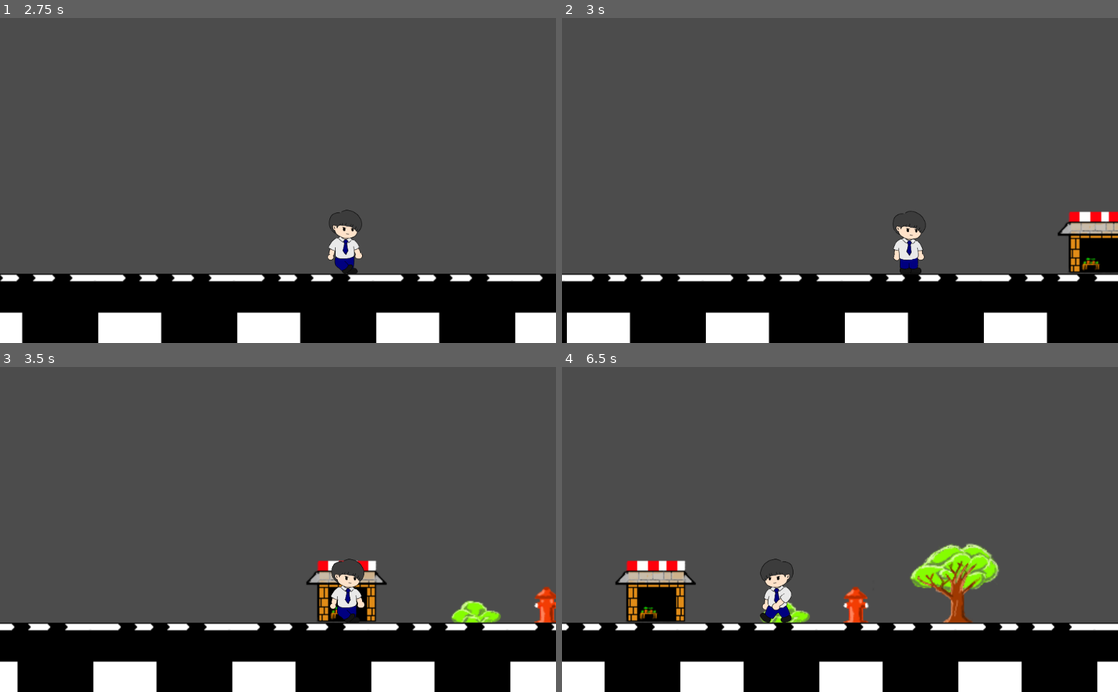
Above: before the commit, frames 1-4 (two rows, left to right).
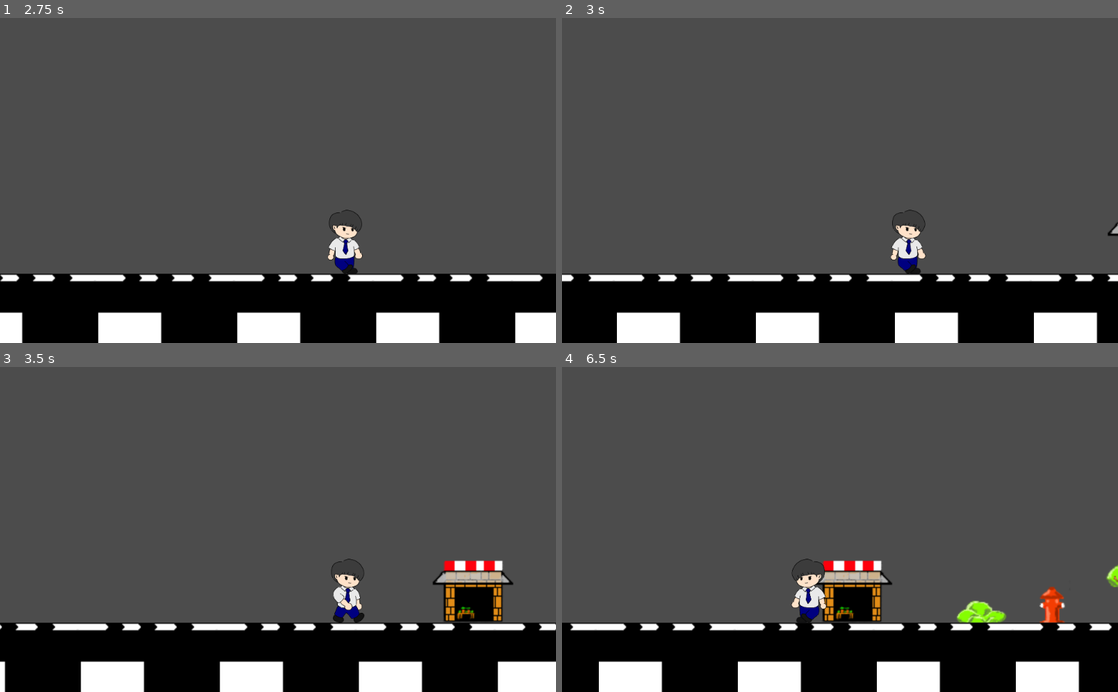
Above: after the commit, the same moments.

Repository: FakhruddinAmriR/gemastik
Game: Godot game, scene res://UI/Main.tscn
Same seed, same stepped clock (60 frames per second), same inputs: the game is played once before the commit and once after it.
Inputs:
- Up to frame 1 (2.75 s): click "Play" at 0.5 s; click "Level 1" at 1.25 s; tap Enter (ui_accept) at 2 s; hold Right (ui_right) from 2.03 s (still down); hold Enter (ui_accept) from 2.03 s (still down)
- Up to frame 2 (3 s): keep holding Right (ui_right); release Enter (ui_accept) at 2.78 s; tap Enter (ui_accept) at 2.85 s
- Up to frame 3 (3.5 s): keep holding Right (ui_right); tap Enter (ui_accept) at 3.02, 3.32 s
- Up to frame 4 (6.5 s): release Right (ui_right) at 3.53 s; hold Left (ui_left) 3.53-4.28 s; hold Enter (ui_accept) 3.53-4.28 s; hold Right (ui_right) 4.28-5.78 s; tap Enter (ui_accept) at 4.35, 4.52, 4.82, 5.85, 6.02, 6.32 s; hold Enter (ui_accept) 5.03-5.78 s; hold Left (ui_left) from 5.78 s (still down)

Frame 1 is identical in both runs. In frame 2, 11% of the frame differs, in the area x 0-100%, y 58-100%; in frame 3, 7.1%; in frame 4, 18%, in the area x 0-100%, y 54-100%.
Error before the commit: Invalid get index 'paused' (on base: 'CanvasLayer'). (res://UI/PausedMenu.gd:5)

Commit message:
ubah dikit

Diff:
--- a/Level/Level_1.tscn
+++ b/Level/Level_1.tscn
@@ -61,5 +61,6 @@
 [node name="pauselayer" type="CanvasLayer" parent="."]
 layer = 10
 visible = false
+follow_viewport_enable = true
 
 [node name="PausedMenu" parent="pauselayer" instance=ExtResource( 3 )]
--- a/UI/PausedMenu.gd
+++ b/UI/PausedMenu.gd
@@ -2,13 +2,13 @@
 
 func _input(event):
 	if event.is_action_pressed("ui_accept"):
-		var is_paused = get_parent().paused
-		get_parent().paused = !is_paused
-		get_parent().visible = !is_paused
+		var is_paused = get_tree().paused
+		get_tree().paused = !is_paused
+#		self.visible = !is_paused
 
 func _on_ResumeBtn_pressed():
-	self.visible = false
-	get_parent().paused = false
+#	get_node(".").visible = false
+	pass
 
 func _on_QuitBtn_pressed():
 	get_tree().quit()
